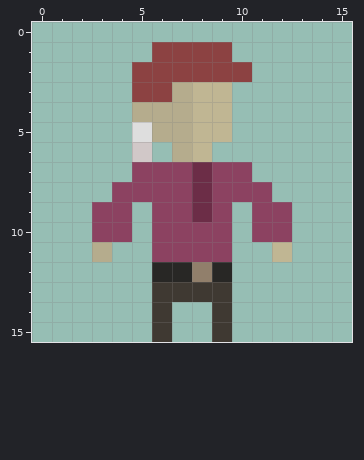
Pixel-art sprite, stored at Assets/Entities/Void/StayOne.png. The first picture shows the starting point.
The file is 16x16 pixels.
Once edited:
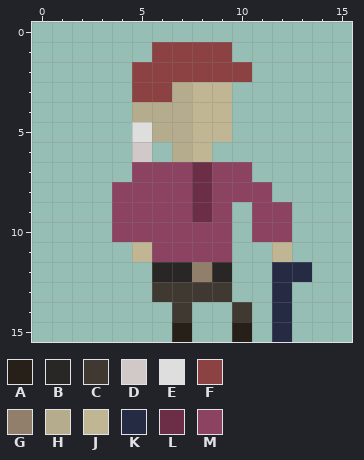
Palette (. is transparent): A #262019  B #282725  C #3f3932  D #d1c8c8  E #dedede  F #8c4242  G #917f6b  H #b5ac8d  J #c0b693  K #262b44  L #6c2d47  M #8c4261
What changed:
Colour A is added in row 15 at x 7 and 10.
Colour C is added in row 14 at x 7 and 10.
Colour J is added in row 11 at x 5.
Colour K is added in row 12 at x 12 to 13; in rows 13 to 15 at x 12.
Colour M is added in rows 9 to 10 at x 5.
The edit erases colour C in rows 14 to 15 at x 6 and 9.
The edit erases colour H in row 11 at x 3.
The edit erases colour M in rows 9 to 10 at x 3.
Pixel boxes of the changes (left, top, right, bottom) in both pictures:
changed: (92, 202, 312, 342)
